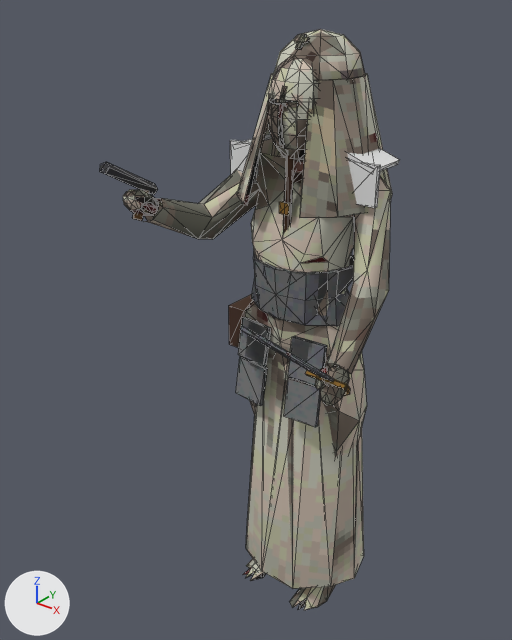
The Blender file tools/art/blend/stigmatic-nun.blend, before and after one commit.
One viewpoint serves both versions: a 50 mm lens placed at (0.712, -1.065, 1.28), pointed at (-0.046, -0.117, 0.692). The lights are fixed; the arrows at lower left show +X, +Y and +Z. The first picture is the older version. Mesh edges are drawn as thin lines.

The older version as bpy lines, for what is in view:
```python
me_accent = bpy.data.meshes.new('Accent')
me_accent.from_pydata(...)  # 32 vertices, 48 faces; spans x -0.156..0.156, y -0.057..0.028, z 0.935..1.02
me_accent.materials.append(mat_accent)  # white #e7e7e7
me_body = bpy.data.meshes.new('Body')
me_body.from_pydata(...)  # 533 vertices, 999 faces; spans x -0.185..0.182, y -0.335..0.122, z 0.0..1.171
me_body.materials.append(mat_stigmatic_nunbody)  # picture img_stigmatic_nun_body
me_helmet = bpy.data.meshes.new('Helmet')
me_helmet.from_pydata(...)  # 252 vertices, 456 faces; spans x -0.136..0.136, y -0.135..0.145, z 0.918..1.2
me_helmet.materials.append(mat_stigmatic_nunhelmet)  # picture img_stigmatic_nun_helmet
ob_accent = bpy.data.objects.new('Accent', me_accent)
ob_accent.location = (0.0, 0.0, 0.0)
ob_body = bpy.data.objects.new('Body', me_body)
ob_body.location = (0.0, 0.0, 0.0)
ob_helmet = bpy.data.objects.new('Helmet', me_helmet)
ob_helmet.location = (0.0, 0.0, 0.0)
# also in view: 'Chest' at (0.004, -0.038, 0.861); 'Weapon2' at (0.155, -0.26, 0.73); 'Weapon' at (-0.136, -0.324, 0.973); 'Hip' at (-0.036, -0.035, 0.592)
```
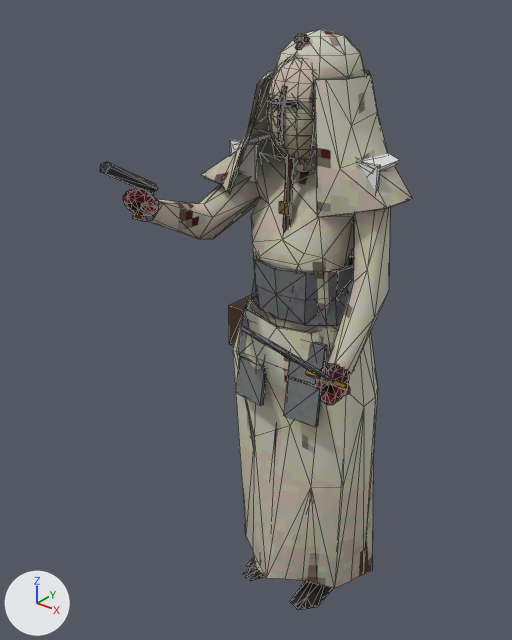
Edits to the scene script, one JSON object a line:
```json
{"block": "me_body", "where": "# used by ob_body; location = (0.0, 0.0, 0.0)"}
{"op": "remove", "block": "me_body", "code": "me_body.from_pydata(...)  # 533 vertices, 999 faces; spans x -0.185..0.182, y -0.335..0.122, z 0.0..1.171"}
{"op": "add", "block": "me_body", "code": "me_body.from_pydata(...)  # 562 vertices, 1000 faces; spans x -0.185..0.182, y -0.335..0.103, z 0.0..1.171"}
{"block": "me_body", "change": "me_body part 1: the loose piece of 28 vertices spanning x -0.147..0.144, y -0.127..0.122, z 0.061..0.69 is rebuilt with 47 vertices and now spans x -0.155..0.16, y -0.128..0.096, z 0.062..0.691"}
{"block": "me_body", "change": "me_body part 2: a new loose piece of 50 vertices spanning x -0.164..0.166, y -0.134..0.103, z 0.063..0.693, in mat_stigmatic_nunbody (picture img_stigmatic_nun_body)"}
{"block": "me_body", "change": "me_body part 3"}
{"block": "me_body", "change": "102 vertices are removed from x -0.184..0.154, y -0.272..0.066, z 0.0..0.996"}
{"block": "me_body", "change": "321 faces are deleted"}
{"block": "me_body", "change": "16 vertices in x -0.087..0.107, y -0.12..0.066, z 0.009..0.218 move by (0.0, 0.0, 0.001)"}
{"block": "me_body", "change": "17 vertices move from x -0.084..0.104, y -0.122..0.04, z 0.0..0.483 to x -0.084..0.104, y -0.122..0.055, z 0.0..0.473"}
{"block": "me_body", "change": "62 vertices are added at x -0.184..0.15, y -0.267..0.064, z 0.002..1.001"}
{"block": "me_body", "change": "245 new faces join them"}
{"block": "me_body", "change": "me_body part 4: 622 kept faces spanning x -0.185..0.182, y -0.335..0.07, z 0.0..1.171 get new texture (UV) coordinates"}
{"block": "me_helmet", "where": "# used by ob_helmet; location = (0.0, 0.0, 0.0)"}
{"op": "remove", "block": "me_helmet", "code": "me_helmet.from_pydata(...)  # 252 vertices, 456 faces; spans x -0.136..0.136, y -0.135..0.145, z 0.918..1.2"}
{"op": "add", "block": "me_helmet", "code": "me_helmet.from_pydata(...)  # 276 vertices, 452 faces; spans x -0.194..0.193, y -0.142..0.126, z 0.914..1.2"}
{"block": "me_helmet", "change": "me_helmet part 5: the loose piece of 52 vertices spanning x -0.136..0.136, y -0.135..0.145, z 0.918..1.129 is rebuilt with 38 vertices and now spans x -0.189..0.187, y -0.137..0.119, z 0.914..1.131"}
{"block": "me_helmet", "change": "me_helmet part 6: a new loose piece of 38 vertices spanning x -0.194..0.193, y -0.142..0.126, z 0.914..1.133, in mat_stigmatic_nunhelmet (picture img_stigmatic_nun_helmet)"}
{"block": "me_helmet", "change": "me_helmet part 7: 356 kept faces spanning x -0.075..0.075, y -0.118..0.084, z 0.987..1.2 get new texture (UV) coordinates"}
```

Changed parts and their boxes (x1, y1, x2, y2) in the pictures (512 x 640 px; the box of a moved part takes in the faces that stretch with it):
```json
{"object": "Body", "change": "reshaped", "before": [123, 58, 391, 610], "after": [123, 58, 390, 609]}
{"object": "Helmet", "change": "reshaped", "before": [237, 29, 392, 218], "after": [201, 29, 412, 218], "on screen": "36% wider"}
{"part": 1, "of": "me_body", "change": "rebuilt", "before": [246, 357, 364, 589], "after": [244, 300, 316, 461], "on screen": "mostly hidden afterwards"}
{"part": 2, "of": "me_body", "change": "added", "after": [233, 298, 378, 588]}
{"part": 3, "of": "me_body", "change": "moved or reshaped", "before": [145, 153, 375, 610], "after": [145, 152, 374, 609]}
{"part": 4, "of": "me_body", "change": "surface changed", "before": [123, 58, 390, 607], "after": [123, 58, 390, 607]}
{"part": 5, "of": "me_helmet", "change": "rebuilt", "before": [237, 73, 392, 218], "after": [203, 73, 408, 212], "on screen": "32% wider"}
{"part": 6, "of": "me_helmet", "change": "added", "after": [201, 70, 412, 218]}
{"part": 7, "of": "me_helmet", "change": "surface changed", "before": [268, 29, 365, 162], "after": [268, 29, 365, 162]}
```
